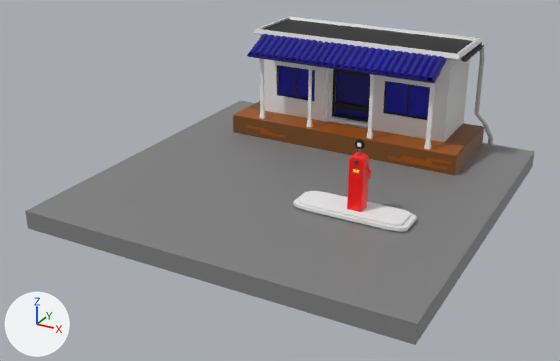
Renders of the FBX model Assets/Art/Enviroment/Buildings/SM_Bld_ServiceStation.fbx from each side of a commit.
One viewpoint serves both versions: a 50 mm camera at (12.39, -24.28, 11.86) aimed at (-0.39, -1.04, 0.24). Lighting does not change. The marker at lower left points along +X, +Y and +Z. The first picture is the older version. Where no turn or scale is listed for an object, it has been applied to the vertices.

The older version as bpy lines, for what is in view:
```python
me_cubo_001 = bpy.data.meshes.new('Cubo.001')
me_cubo_001.from_pydata(...)  # 1656 vertices, 1179 faces; spans x -5.03..5.57, y 2.29..6.74, z -0.39..4.06
me_cubo_001.materials.append(mat_material_001)  # picture img_atlas_png
me_cubo_002 = bpy.data.meshes.new('Cubo.002')
me_cubo_002.from_pydata(...)  # 556 vertices, 461 faces; spans x -2.23..1.99, y -0.65..0.71, z -0.61..2.12
me_cubo_002.materials.append(mat_material)  # picture img_atlas_png
me_plano = bpy.data.meshes.new('Plano')
me_plano.from_pydata(...)  # a box spanning x -7.16..7.16, y -7.16..7.16, z -0.68..0.0
me_plano.materials.append(mat_material_002)  # picture img_atlas_png
ob_a_base_de_todo = bpy.data.objects.new('A base de todo', me_plano)
ob_a_base_de_todo.location = (0.0, 0.0, 0.0)
ob_estación = bpy.data.objects.new('Estación', me_cubo_001)
ob_estación.location = (0.0, 0.43, 0.4)
ob_gasolina = bpy.data.objects.new('Gasolina', me_cubo_002)
ob_gasolina.location = (3.07, -1.86, 0.66)
```
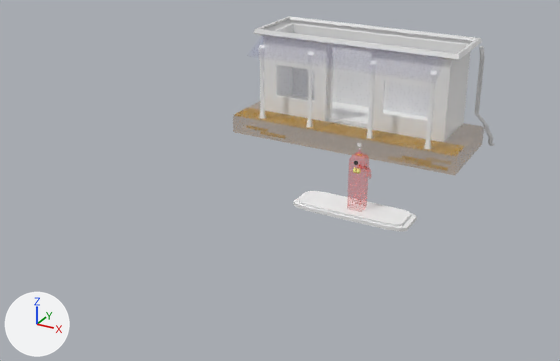
Where the newer file only moved an object's origin or applied its transform, the numbers keep the older frame.

Pixel boxes (x1, y1, x2, y2) of what changed, in the pictures (560 x 361 px):
'A base de todo', deleted: before (25, 101, 535, 345)
'Estación', surface changed, recoloured (lighter): (257, 16, 494, 150) in both

What changed in the scene script:
```text
Change img_atlas_png:
    img_atlas_png: load_image('ATLAS.png', '_unpacked/ATLAS.png', 2590, 2590, 'sRGB') -> load_image('ATLAS.png', '../Objects/ATLAS.png', 2590, 2590, 'Non-Color')
Add mat_m_basic_store:
    mat_m_basic_store = bpy.data.materials.new('M_Basic_Store')
    # uses the picture img_atlas_png
Add mat_m_basic:
    mat_m_basic = bpy.data.materials.new('M_Basic')
    # uses the picture img_atlas_png
Change me_cubo_002:
    where me_cubo_002.from_pydata(...)  # 556 vertices, 461 faces; spans x -2.23..1.99, y -0.65..0.71, z -0.61..2.12
    remove me_cubo_002.materials.append(mat_material)  # picture img_atlas_png
    add me_cubo_002.materials.append(mat_m_basic)
Change me_cubo_001:
    where me_cubo_001.from_pydata(...)  # 1656 vertices, 1179 faces; spans x -5.03..5.57, y 2.29..6.74, z -0.39..4.06
    remove me_cubo_001.materials.append(mat_material_001)  # picture img_atlas_png
    add me_cubo_001.materials.append(mat_m_basic_store)
Remove ob_a_base_de_todo:
    ob_a_base_de_todo = bpy.data.objects.new('A base de todo', me_plano)
    ob_a_base_de_todo.location = (0.0, 0.0, 0.0)
```
